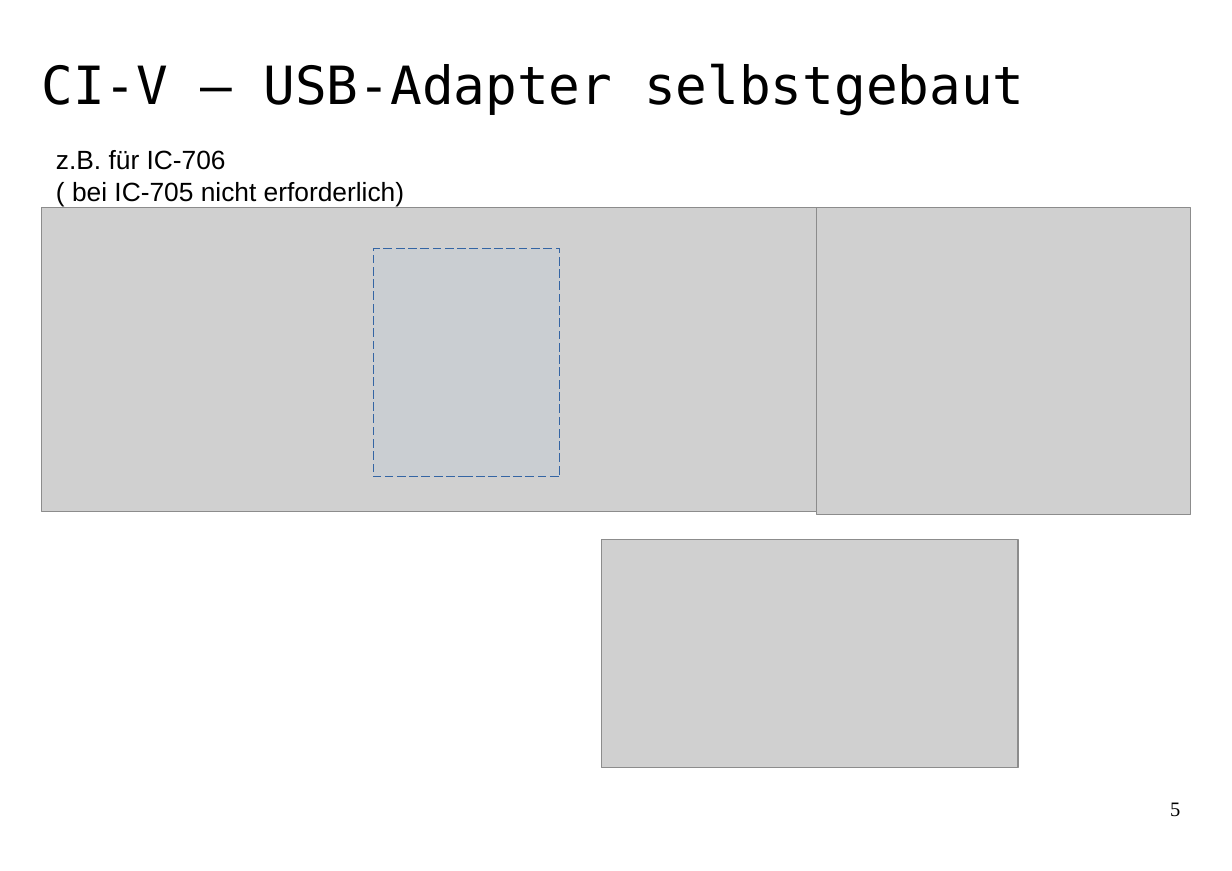
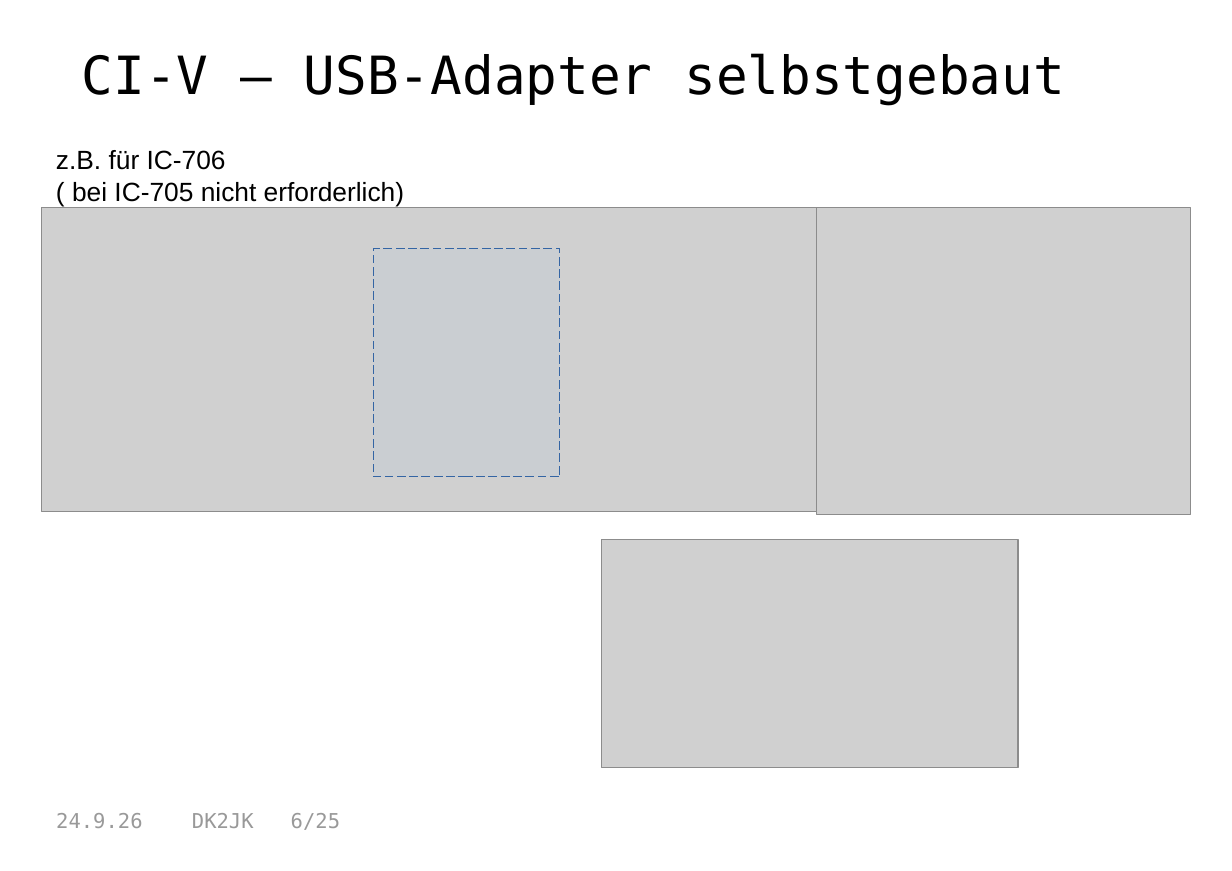
Before and after one commit to dk2jk/CAT--Control, a slide deck: slide 6 of Beispiele-CAT-Steuerung.odp (slide 5 before the commit). Drawn at 1232x871 pixels with LibreOffice and Linux fonts; fonts in the diff are those of the drawing; grey boxes stand for pictures. Boxes give left, top, right and bottom in pixels: in the first picture for what was removed or moved away, otherwise in the second. Text is boxed around its words. In the diff, an @@ line names an element or a change of style, - is before the commit and + after.

```diff
--- a/Beispiele-CAT-Steuerung.odp
+++ b/Beispiele-CAT-Steuerung.odp
@@ title "CI-V – USB-Adapter selbstgebaut": place and size @@
-title "CI-V – USB-Adapter selbstgebaut" at [41, 63, 1025, 114]
+title "CI-V – USB-Adapter selbstgebaut" at [82, 53, 1065, 104]
@@ title "CI-V – USB-Adapter selbstgebaut" at [82, 53, 1065, 104]: vertical alignment middle to top @@
@@ page number removed at [1170, 802, 1180, 817] @@
-5
@@ text added at [56, 813, 340, 830], 14 pt, text #999999 @@
+24.9.26 DK2JK 6/25
```
Also in this commit, not shown: 20 other slides changed, 4 slides added, 2 slides removed, 2 other files.
